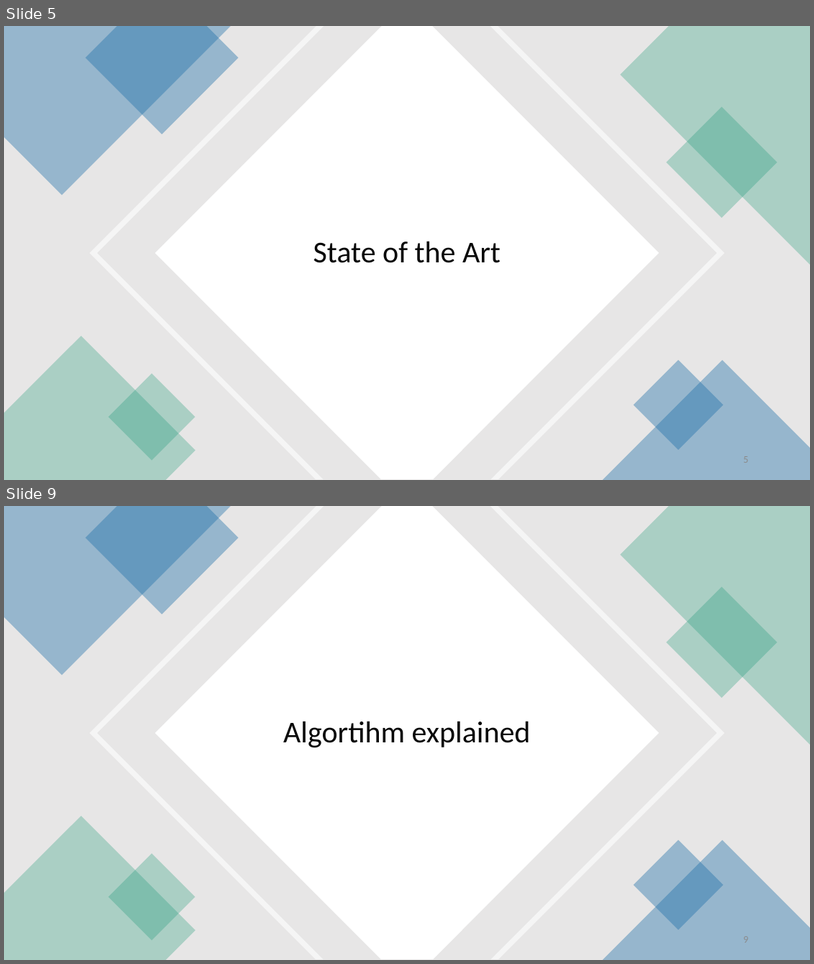
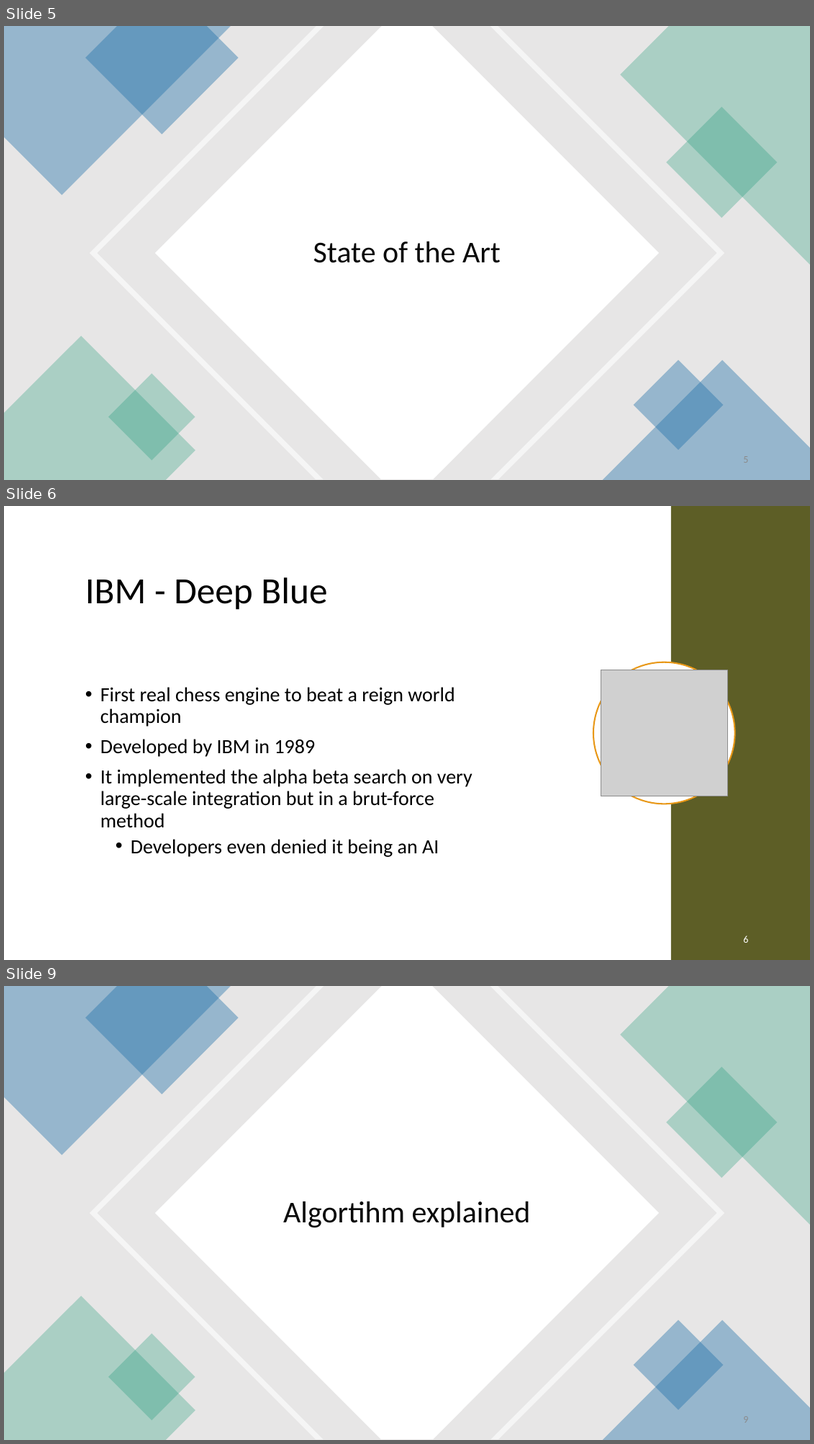
Before and after one commit to Brebeck-Jan/chessmaster, a slide deck: Präsentationen/Zwischen_Präse/Chessmaster_Zwischenpräsentation.pptx. Shown one above the other, each under a label of ours: slides 5 and 9 before the commit, slides 5, 6 and 9 after it; the slides between them are not shown. The pictures are 814x964 and 814x1444 pixels, drawn with LibreOffice and Linux fonts; fonts in the diff are those of the drawing; grey boxes stand for pictures. Boxes give left, top, right and bottom in pixels: in the first picture for what was removed or moved away, otherwise in the second. Text is boxed around its words. In the diff, an @@ line names an element or a change of style, - is before the commit and + after.

```diff
--- a/Präsentationen/Zwischen_Präse/Chessmaster_Zwischenpräsentation.pptx
+++ b/Präsentationen/Zwischen_Präse/Chessmaster_Zwischenpräsentation.pptx
@@ slide 6 added at box(4, 506, 810, 960), background #FFFFFF @@
@@ rectangle added at box(671, 506, 810, 960), fill #5D5E26 @@
@@ title added at box(85, 577, 327, 610), 44 pt, text #000000 @@
+IBM - Deep Blue
@@ ellipse added at box(594, 662, 736, 803), fill #FFFFFF, outline #E89818 1.75 pt @@
@@ picture added at box(602, 670, 728, 796) @@
@@ text added at box(100, 687, 473, 857), 24 pt, text #000000 @@
+• First real chess engine to beat a reign world champion
+• Developed by IBM in 1989
+• It implemented the alpha beta search on very large-scale integration but in a brut-force method
+  • Developers even denied it being an AI
@@ page number added at box(743, 935, 748, 942), 12 pt, text #FFFFFF @@
+6
```
Also in this commit, not shown: 2 slides changed, 1 slide removed.
